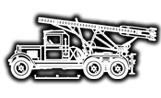
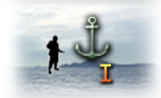
Revision of a layered 161px x 98px image; what changed, layer by layer:
added layer "marines" above "mountain" over bbox(42, 10, 120, 88)
added layer "terrain_shallow_sea_day" above "terrain_mountain_winter" over bbox(2, 0, 161, 98)
hid "Слой 1 копия" over bbox(8, 17, 157, 79)
